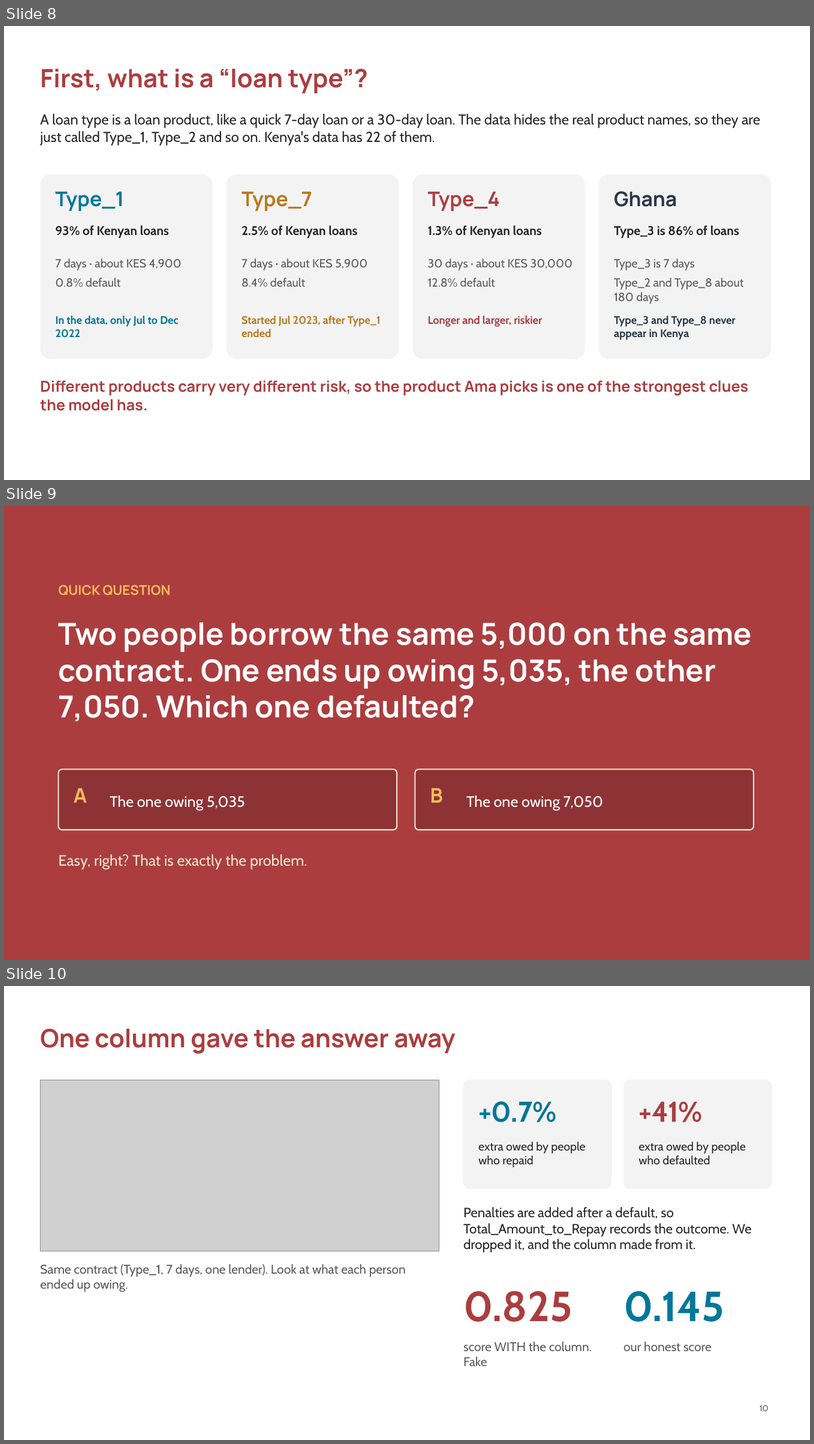
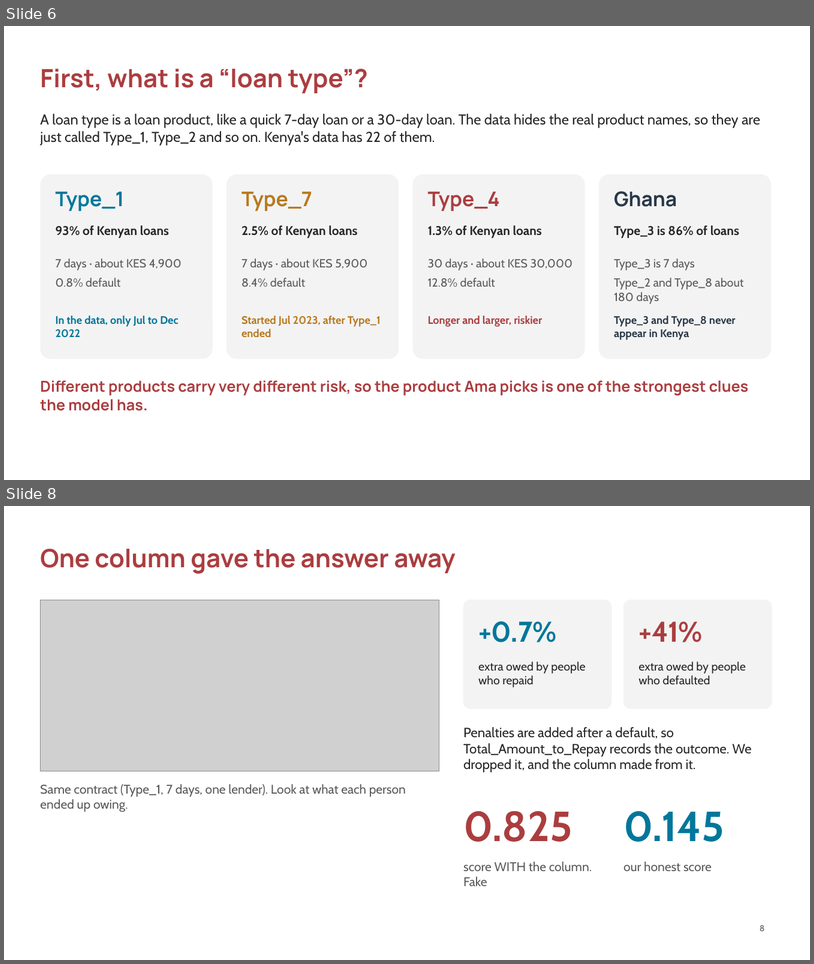
Before and after one commit to ASU-MICS-2028/mle-group-3-prosit-2, a slide deck: slides/NkwaPay_Debrief_Lesson.pptx. Shown one above the other, each under a label of ours: slides 8, 9 and 10 before the commit, slides 6 and 8 after it; the slides between them are not shown. The pictures are 814x1444 and 814x964 pixels, drawn with LibreOffice and Linux fonts; fonts in the diff are those of the drawing; grey boxes stand for pictures; background and template pictures are left out. Boxes give left, top, right and bottom in pixels: in the first picture for what was removed or moved away, otherwise in the second. Text is boxed around its words. In the diff, an @@ line names an element or a change of style, - is before the commit and + after.

```diff
--- a/slides/NkwaPay_Debrief_Lesson.pptx
+++ b/slides/NkwaPay_Debrief_Lesson.pptx
@@ slide 9 removed at bbox=[4, 506, 810, 960], background #AB3D3F @@
@@ text removed at bbox=[59, 585, 171, 595] @@
-QUICK QUESTION
@@ text removed at bbox=[59, 622, 753, 721] @@
-Two people borrow the same 5,000 on the same contract. One ends up owing 5,035, the other 7,050. Which one defaulted?
@@ rounded rectangle removed at bbox=[59, 769, 397, 829] @@
@@ rounded rectangle removed at bbox=[416, 769, 754, 829] @@
@@ text removed at bbox=[74, 788, 87, 802] @@
-A
@@ text removed at bbox=[431, 788, 443, 802] @@
-B
@@ text removed at bbox=[110, 795, 245, 811] @@
-The one owing 5,035
@@ text removed at bbox=[467, 795, 603, 811] @@
-The one owing 7,050
@@ text removed at bbox=[59, 854, 308, 869] @@
-Easy, right? That is exactly the problem.
@@ what was slide 8 is now slide 6 @@
@@ what was slide 10 is now slide 8 @@
@@ page number at bbox=[760, 925, 765, 931]: text changed @@
-10
+8
```
Also in this commit, not shown: 2 slides changed, 2 slides added, 5 other slides removed.
